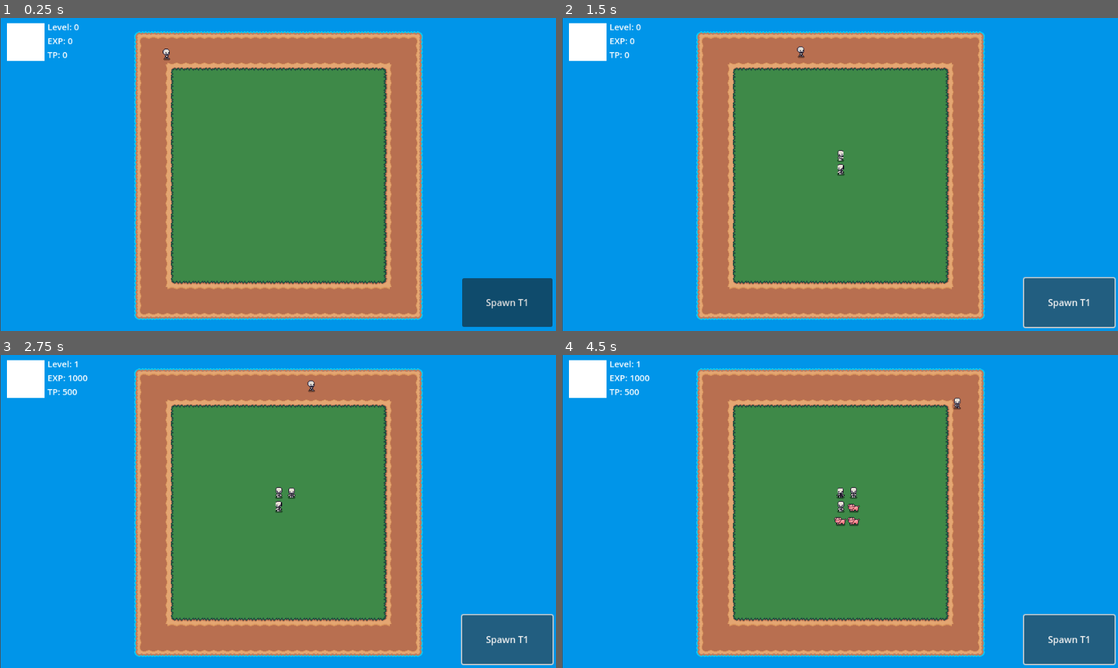
Above: before the commit, frames 1-4 (two rows, left to right).
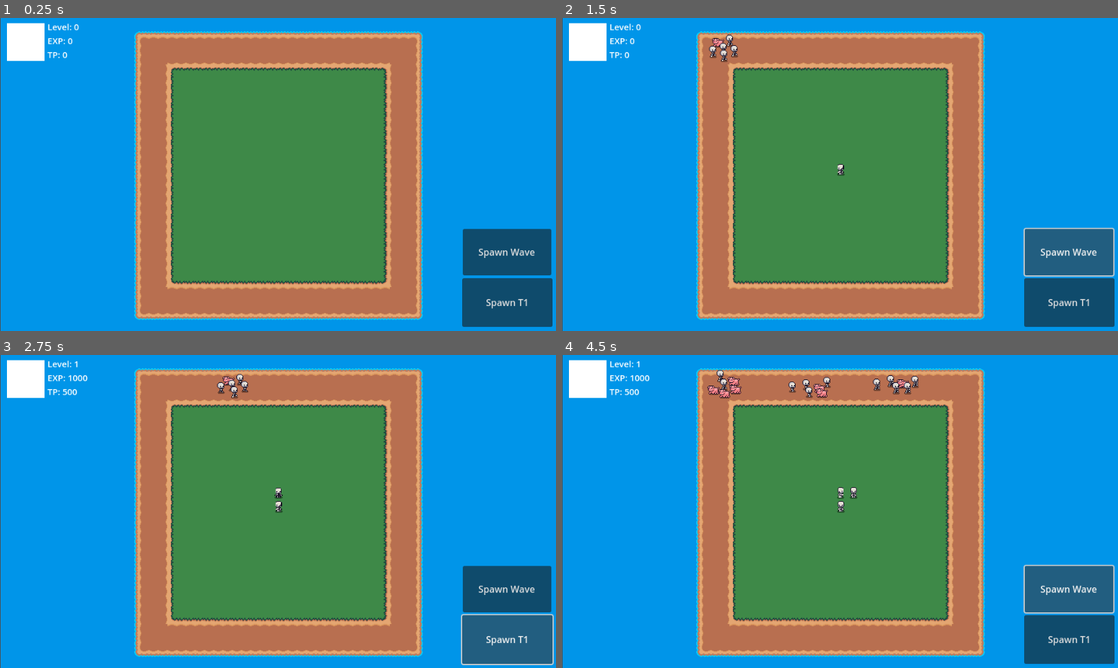
Above: after the commit, the same moments.

Repository: Rowan-Maynor/conjure
Game: Godot game, scene res://scenes/main.tscn
Two runs of this game, one before a commit and one after it. Both use one fixed random seed, a clock stepped at 60 frames per second and the inputs below.
Inputs:
- Up to frame 1 (0.25 s): no input
- Up to frame 2 (1.5 s): click "Spawn T1" at 0.5 s; click "Spawn T1" (after the commit: "Spawn Wave") at 1.25 s
- Up to frame 3 (2.75 s): click "Spawn T1" at 2 s
- Up to frame 4 (4.5 s): click "Spawn T1" (after the commit: "Spawn Wave") at 2.75 s; click "Spawn T1" at 3.5 s; click "Spawn T1" (after the commit: "Spawn Wave") at 4.25 s

The runs differ from the first frame. In frame 1, 2.4% of the frame differs, in the area x 29-100%, y 9-83%; in frame 2, 3.2%; in frame 3, 2.7%; in frame 4, 3.8%, in the area x 26-100%, y 4-100%.

Commit message:
Added enemy spawn mechanics

Diff:
--- a/scenes/main.tscn
+++ b/scenes/main.tscn
@@ -10,7 +10,6 @@
 [ext_resource type="Texture2D" uid="uid://dsa4clabykjg3" path="res://assets/sprites/Tiles/Water_Middle.png" id="7_a8y0u"]
 [ext_resource type="Texture2D" uid="uid://bqrxn06et0rqv" path="res://assets/sprites/Tiles/Water_Tile.png" id="8_jkv2x"]
 [ext_resource type="PackedScene" uid="uid://b578nkptq5xnm" path="res://scenes/main_ui.tscn" id="11_eb6dy"]
-[ext_resource type="PackedScene" uid="uid://c78ysnebai1o6" path="res://scenes/units/t1/skeleton.tscn" id="11_ya4ey"]
 
 [sub_resource type="TileSetAtlasSource" id="TileSetAtlasSource_jbj1t"]
 texture = ExtResource("1_tipki")
@@ -141,6 +140,7 @@
 size = Vector2(8, 491)
 
 [sub_resource type="RectangleShape2D" id="RectangleShape2D_jkv2x"]
+size = Vector2(10, 10)
 
 [sub_resource type="RectangleShape2D" id="RectangleShape2D_jbj1t"]
 
@@ -167,167 +167,241 @@
 position_smoothing_enabled = true
 metadata/_edit_lock_ = true
 
-[node name="boundries" type="StaticBody2D" parent="."]
-metadata/_edit_lock_ = true
-
-[node name="inner_left" type="CollisionShape2D" parent="boundries"]
-position = Vector2(292.5, 272)
-shape = SubResource("RectangleShape2D_tipki")
-metadata/_edit_lock_ = true
-
-[node name="inner_top" type="CollisionShape2D" parent="boundries"]
-position = Vector2(479.75, 84.5)
-shape = SubResource("RectangleShape2D_85g3d")
-metadata/_edit_lock_ = true
-
-[node name="inner_right" type="CollisionShape2D" parent="boundries"]
-position = Vector2(667, 271.5)
-shape = SubResource("RectangleShape2D_choun")
-metadata/_edit_lock_ = true
-
-[node name="inner_bottom" type="CollisionShape2D" parent="boundries"]
-position = Vector2(480, 457)
-shape = SubResource("RectangleShape2D_85g3d")
-metadata/_edit_lock_ = true
-
-[node name="outer_top" type="CollisionShape2D" parent="boundries"]
-position = Vector2(478.75, 28)
-shape = SubResource("RectangleShape2D_ya4ey")
-metadata/_edit_lock_ = true
-
-[node name="outer_left" type="CollisionShape2D" parent="boundries"]
-position = Vector2(233.5, 272)
-shape = SubResource("RectangleShape2D_eb6dy")
-metadata/_edit_lock_ = true
-
-[node name="outer_bottom" type="CollisionShape2D" parent="boundries"]
-position = Vector2(479.5, 516)
-shape = SubResource("RectangleShape2D_trceg")
-metadata/_edit_lock_ = true
-
-[node name="outer_right" type="CollisionShape2D" parent="boundries"]
-position = Vector2(726, 274.5)
-shape = SubResource("RectangleShape2D_a8y0u")
-metadata/_edit_lock_ = true
-
-[node name="player_spawn_areas" type="Node2D" parent="."]
-y_sort_enabled = true
-metadata/_edit_lock_ = true
-
-[node name="player_spawn_area_1" type="Area2D" parent="player_spawn_areas"]
-position = Vector2(480, 270)
-collision_mask = 2
-metadata/_edit_lock_ = true
-
-[node name="player_spawn_area" type="CollisionShape2D" parent="player_spawn_areas/player_spawn_area_1"]
-shape = SubResource("RectangleShape2D_jkv2x")
-metadata/_edit_lock_ = true
-
-[node name="player_spawn_point" type="Marker2D" parent="player_spawn_areas/player_spawn_area_1/player_spawn_area"]
-metadata/_edit_lock_ = true
-
-[node name="player_spawn_area_2" type="Area2D" parent="player_spawn_areas"]
-position = Vector2(480, 246)
-collision_mask = 2
-metadata/_edit_lock_ = true
-
-[node name="player_spawn_area" type="CollisionShape2D" parent="player_spawn_areas/player_spawn_area_2"]
-shape = SubResource("RectangleShape2D_jkv2x")
-metadata/_edit_lock_ = true
-
-[node name="player_spawn_point" type="Marker2D" parent="player_spawn_areas/player_spawn_area_2/player_spawn_area"]
-metadata/_edit_lock_ = true
-
-[node name="player_spawn_area_3" type="Area2D" parent="player_spawn_areas"]
-position = Vector2(503, 246)
-collision_mask = 2
-metadata/_edit_lock_ = true
-
-[node name="player_spawn_area" type="CollisionShape2D" parent="player_spawn_areas/player_spawn_area_3"]
-shape = SubResource("RectangleShape2D_jkv2x")
-metadata/_edit_lock_ = true
-
-[node name="player_spawn_point" type="Marker2D" parent="player_spawn_areas/player_spawn_area_3/player_spawn_area"]
-metadata/_edit_lock_ = true
-
-[node name="player_spawn_area_4" type="Area2D" parent="player_spawn_areas"]
-position = Vector2(503, 270)
-collision_mask = 2
-metadata/_edit_lock_ = true
-
-[node name="player_spawn_area" type="CollisionShape2D" parent="player_spawn_areas/player_spawn_area_4"]
-shape = SubResource("RectangleShape2D_jkv2x")
-metadata/_edit_lock_ = true
-
-[node name="player_spawn_point" type="Marker2D" parent="player_spawn_areas/player_spawn_area_4/player_spawn_area"]
-metadata/_edit_lock_ = true
-
-[node name="player_spawn_area_5" type="Area2D" parent="player_spawn_areas"]
-position = Vector2(503, 293)
-collision_mask = 2
-metadata/_edit_lock_ = true
-
-[node name="player_spawn_area" type="CollisionShape2D" parent="player_spawn_areas/player_spawn_area_5"]
-shape = SubResource("RectangleShape2D_jkv2x")
-metadata/_edit_lock_ = true
-
-[node name="player_spawn_point" type="Marker2D" parent="player_spawn_areas/player_spawn_area_5/player_spawn_area"]
-metadata/_edit_lock_ = true
-
-[node name="player_spawn_area_6" type="Area2D" parent="player_spawn_areas"]
-position = Vector2(480, 293)
-collision_mask = 2
-metadata/_edit_lock_ = true
-
-[node name="player_spawn_area" type="CollisionShape2D" parent="player_spawn_areas/player_spawn_area_6"]
-shape = SubResource("RectangleShape2D_jkv2x")
-metadata/_edit_lock_ = true
-
-[node name="player_spawn_point" type="Marker2D" parent="player_spawn_areas/player_spawn_area_6/player_spawn_area"]
-metadata/_edit_lock_ = true
-
-[node name="player_spawn_area_7" type="Area2D" parent="player_spawn_areas"]
-position = Vector2(457, 293)
-collision_mask = 2
-metadata/_edit_lock_ = true
-
-[node name="player_spawn_area" type="CollisionShape2D" parent="player_spawn_areas/player_spawn_area_7"]
-shape = SubResource("RectangleShape2D_jkv2x")
-metadata/_edit_lock_ = true
-
-[node name="player_spawn_point" type="Marker2D" parent="player_spawn_areas/player_spawn_area_7/player_spawn_area"]
-metadata/_edit_lock_ = true
-
-[node name="player_spawn_area_8" type="Area2D" parent="player_spawn_areas"]
-position = Vector2(457, 270)
-collision_mask = 2
-metadata/_edit_lock_ = true
-
-[node name="player_spawn_area" type="CollisionShape2D" parent="player_spawn_areas/player_spawn_area_8"]
-shape = SubResource("RectangleShape2D_jkv2x")
-metadata/_edit_lock_ = true
-
-[node name="player_spawn_point" type="Marker2D" parent="player_spawn_areas/player_spawn_area_8/player_spawn_area"]
-metadata/_edit_lock_ = true
-
-[node name="player_spawn_area_9" type="Area2D" parent="player_spawn_areas"]
-position = Vector2(457, 246)
-collision_mask = 2
-metadata/_edit_lock_ = true
-
-[node name="player_spawn_area" type="CollisionShape2D" parent="player_spawn_areas/player_spawn_area_9"]
-shape = SubResource("RectangleShape2D_jkv2x")
-metadata/_edit_lock_ = true
-
-[node name="player_spawn_point" type="Marker2D" parent="player_spawn_areas/player_spawn_area_9/player_spawn_area"]
-metadata/_edit_lock_ = true
-
 [node name="Main-ui" parent="." instance=ExtResource("11_eb6dy")]
 offset_left = 1.0
 offset_top = -1.0
 offset_right = 1.0
 offset_bottom = -1.0
 
+[node name="boundries" type="StaticBody2D" parent="."]
+metadata/_edit_lock_ = true
+
+[node name="inner_left" type="CollisionShape2D" parent="boundries"]
+position = Vector2(292.5, 272)
+shape = SubResource("RectangleShape2D_tipki")
+metadata/_edit_lock_ = true
+
+[node name="inner_top" type="CollisionShape2D" parent="boundries"]
+position = Vector2(479.75, 84.5)
+shape = SubResource("RectangleShape2D_85g3d")
+metadata/_edit_lock_ = true
+
+[node name="inner_right" type="CollisionShape2D" parent="boundries"]
+position = Vector2(667, 271.5)
+shape = SubResource("RectangleShape2D_choun")
+metadata/_edit_lock_ = true
+
+[node name="inner_bottom" type="CollisionShape2D" parent="boundries"]
+position = Vector2(480, 457)
+shape = SubResource("RectangleShape2D_85g3d")
+metadata/_edit_lock_ = true
+
+[node name="outer_top" type="CollisionShape2D" parent="boundries"]
+position = Vector2(478.75, 28)
+shape = SubResource("RectangleShape2D_ya4ey")
+metadata/_edit_lock_ = true
+
+[node name="outer_left" type="CollisionShape2D" parent="boundries"]
+position = Vector2(233.5, 272)
+shape = SubResource("RectangleShape2D_eb6dy")
+metadata/_edit_lock_ = true
+
+[node name="outer_bottom" type="CollisionShape2D" parent="boundries"]
+position = Vector2(479.5, 516)
+shape = SubResource("RectangleShape2D_trceg")
+metadata/_edit_lock_ = true
+
+[node name="outer_right" type="CollisionShape2D" parent="boundries"]
+position = Vector2(726, 274.5)
+shape = SubResource("RectangleShape2D_a8y0u")
+metadata/_edit_lock_ = true
+
+[node name="player_spawn_areas" type="Node2D" parent="."]
+y_sort_enabled = true
+metadata/_edit_lock_ = true
+
+[node name="player_spawn_area_1" type="Area2D" parent="player_spawn_areas"]
+position = Vector2(480, 270)
+collision_mask = 2
+metadata/_edit_lock_ = true
+
+[node name="player_spawn_area" type="CollisionShape2D" parent="player_spawn_areas/player_spawn_area_1"]
+shape = SubResource("RectangleShape2D_jkv2x")
+metadata/_edit_lock_ = true
+
+[node name="player_spawn_point" type="Marker2D" parent="player_spawn_areas/player_spawn_area_1/player_spawn_area"]
+metadata/_edit_lock_ = true
+
+[node name="player_spawn_area_2" type="Area2D" parent="player_spawn_areas"]
+position = Vector2(480, 246)
+collision_mask = 2
+metadata/_edit_lock_ = true
+
+[node name="player_spawn_area" type="CollisionShape2D" parent="player_spawn_areas/player_spawn_area_2"]
+shape = SubResource("RectangleShape2D_jkv2x")
+metadata/_edit_lock_ = true
+
+[node name="player_spawn_point" type="Marker2D" parent="player_spawn_areas/player_spawn_area_2/player_spawn_area"]
+metadata/_edit_lock_ = true
+
+[node name="player_spawn_area_3" type="Area2D" parent="player_spawn_areas"]
+position = Vector2(503, 246)
+collision_mask = 2
+metadata/_edit_lock_ = true
+
+[node name="player_spawn_area" type="CollisionShape2D" parent="player_spawn_areas/player_spawn_area_3"]
+shape = SubResource("RectangleShape2D_jkv2x")
+metadata/_edit_lock_ = true
+
+[node name="player_spawn_point" type="Marker2D" parent="player_spawn_areas/player_spawn_area_3/player_spawn_area"]
+metadata/_edit_lock_ = true
+
+[node name="player_spawn_area_4" type="Area2D" parent="player_spawn_areas"]
+position = Vector2(503, 270)
+collision_mask = 2
+metadata/_edit_lock_ = true
+
+[node name="player_spawn_area" type="CollisionShape2D" parent="player_spawn_areas/player_spawn_area_4"]
+shape = SubResource("RectangleShape2D_jkv2x")
+metadata/_edit_lock_ = true
+
+[node name="player_spawn_point" type="Marker2D" parent="player_spawn_areas/player_spawn_area_4/player_spawn_area"]
+metadata/_edit_lock_ = true
+
+[node name="player_spawn_area_5" type="Area2D" parent="player_spawn_areas"]
+position = Vector2(503, 293)
+collision_mask = 2
+metadata/_edit_lock_ = true
+
+[node name="player_spawn_area" type="CollisionShape2D" parent="player_spawn_areas/player_spawn_area_5"]
+shape = SubResource("RectangleShape2D_jkv2x")
+metadata/_edit_lock_ = true
+
+[node name="player_spawn_point" type="Marker2D" parent="player_spawn_areas/player_spawn_area_5/player_spawn_area"]
+metadata/_edit_lock_ = true
+
+[node name="player_spawn_area_6" type="Area2D" parent="player_spawn_areas"]
+position = Vector2(480, 293)
+collision_mask = 2
+metadata/_edit_lock_ = true
+
+[node name="player_spawn_area" type="CollisionShape2D" parent="player_spawn_areas/player_spawn_area_6"]
+shape = SubResource("RectangleShape2D_jkv2x")
+metadata/_edit_lock_ = true
+
+[node name="player_spawn_point" type="Marker2D" parent="player_spawn_areas/player_spawn_area_6/player_spawn_area"]
+metadata/_edit_lock_ = true
+
+[node name="player_spawn_area_7" type="Area2D" parent="player_spawn_areas"]
+position = Vector2(457, 293)
+collision_mask = 2
+metadata/_edit_lock_ = true
+
+[node name="player_spawn_area" type="CollisionShape2D" parent="player_spawn_areas/player_spawn_area_7"]
+shape = SubResource("RectangleShape2D_jkv2x")
+metadata/_edit_lock_ = true
+
+[node name="player_spawn_point" type="Marker2D" parent="player_spawn_areas/player_spawn_area_7/player_spawn_area"]
+metadata/_edit_lock_ = true
+
+[node name="player_spawn_area_8" type="Area2D" parent="player_spawn_areas"]
+position = Vector2(457, 270)
+collision_mask = 2
+metadata/_edit_lock_ = true
+
+[node name="player_spawn_area" type="CollisionShape2D" parent="player_spawn_areas/player_spawn_area_8"]
+shape = SubResource("RectangleShape2D_jkv2x")
+metadata/_edit_lock_ = true
+
+[node name="player_spawn_point" type="Marker2D" parent="player_spawn_areas/player_spawn_area_8/player_spawn_area"]
+metadata/_edit_lock_ = true
+
+[node name="player_spawn_area_9" type="Area2D" parent="player_spawn_areas"]
+position = Vector2(457, 246)
+collision_mask = 2
+metadata/_edit_lock_ = true
+
+[node name="player_spawn_area" type="CollisionShape2D" parent="player_spawn_areas/player_spawn_area_9"]
+shape = SubResource("RectangleShape2D_jkv2x")
+metadata/_edit_lock_ = true
+
+[node name="player_spawn_point" type="Marker2D" parent="player_spawn_areas/player_spawn_area_9/player_spawn_area"]
+metadata/_edit_lock_ = true
+
+[node name="enemy_spawn_areas" type="Node2D" parent="."]
+
+[node name="enemy_spawn_area_1" type="Area2D" parent="enemy_spawn_areas"]
+position = Vector2(263, 69)
+collision_mask = 2
+metadata/_edit_lock_ = true
+
+[node name="enemy_spawn_area" type="CollisionShape2D" parent="enemy_spawn_areas/enemy_spawn_area_1"]
+shape = SubResource("RectangleShape2D_jkv2x")
+metadata/_edit_lock_ = true
+
+[node name="enemy_spawn_point" type="Marker2D" parent="enemy_spawn_areas/enemy_spawn_area_1/enemy_spawn_area"]
+metadata/_edit_lock_ = true
+
+[node name="enemy_spawn_area_2" type="Area2D" parent="enemy_spawn_areas"]
+position = Vector2(273, 64)
+collision_mask = 2
+metadata/_edit_lock_ = true
+
+[node name="enemy_spawn_area" type="CollisionShape2D" parent="enemy_spawn_areas/enemy_spawn_area_2"]
+shape = SubResource("RectangleShape2D_jkv2x")
+metadata/_edit_lock_ = true
+
+[node name="enemy_spawn_point" type="Marker2D" parent="enemy_spawn_areas/enemy_spawn_area_2/enemy_spawn_area"]
+metadata/_edit_lock_ = true
+
+[node name="enemy_spawn_area_3" type="Area2D" parent="enemy_spawn_areas"]
+position = Vector2(263, 59)
+collision_mask = 2
+metadata/_edit_lock_ = true
+
+[node name="enemy_spawn_area" type="CollisionShape2D" parent="enemy_spawn_areas/enemy_spawn_area_3"]
+shape = SubResource("RectangleShape2D_jkv2x")
+metadata/_edit_lock_ = true
+
+[node name="enemy_spawn_point" type="Marker2D" parent="enemy_spawn_areas/enemy_spawn_area_3/enemy_spawn_area"]
+metadata/_edit_lock_ = true
+
+[node name="enemy_spawn_area_4" type="Area2D" parent="enemy_spawn_areas"]
+position = Vector2(273, 54)
+collision_mask = 2
+metadata/_edit_lock_ = true
+
+[node name="enemy_spawn_area" type="CollisionShape2D" parent="enemy_spawn_areas/enemy_spawn_area_4"]
+shape = SubResource("RectangleShape2D_jkv2x")
+metadata/_edit_lock_ = true
+
+[node name="enemy_spawn_point" type="Marker2D" parent="enemy_spawn_areas/enemy_spawn_area_4/enemy_spawn_area"]
+metadata/_edit_lock_ = true
+
+[node name="enemy_spawn_area_5" type="Area2D" parent="enemy_spawn_areas"]
+position = Vector2(253, 64)
+collision_mask = 2
+metadata/_edit_lock_ = true
+
+[node name="enemy_spawn_area" type="CollisionShape2D" parent="enemy_spawn_areas/enemy_spawn_area_5"]
+shape = SubResource("RectangleShape2D_jkv2x")
+metadata/_edit_lock_ = true
+
+[node name="enemy_spawn_point" type="Marker2D" parent="enemy_spawn_areas/enemy_spawn_area_5/enemy_spawn_area"]
+metadata/_edit_lock_ = true
+
+[node name="enemy_spawn_area_6" type="Area2D" parent="enemy_spawn_areas"]
+position = Vector2(253, 54)
+collision_mask = 2
+metadata/_edit_lock_ = true
+
+[node name="enemy_spawn_area" type="CollisionShape2D" parent="enemy_spawn_areas/enemy_spawn_area_6"]
+shape = SubResource("RectangleShape2D_jkv2x")
+metadata/_edit_lock_ = true
+
+[node name="enemy_spawn_point" type="Marker2D" parent="enemy_spawn_areas/enemy_spawn_area_6/enemy_spawn_area"]
+metadata/_edit_lock_ = true
+
 [node name="selection_area" type="Area2D" parent="."]
 visible = false
 collision_layer = 4
@@ -339,7 +413,4 @@
 
 [node name="NavigationRegion2D" type="NavigationRegion2D" parent="."]
 navigation_polygon = SubResource("NavigationPolygon_choun")
-
-[node name="Skeleton" parent="." instance=ExtResource("11_ya4ey")]
-position = Vector2(264, 72)
-control = "enemy"
+metadata/_edit_lock_ = true
--- a/scenes/main_ui.tscn
+++ b/scenes/main_ui.tscn
@@ -1,6 +1,7 @@
-[gd_scene load_steps=5 format=3 uid="uid://b578nkptq5xnm"]
+[gd_scene load_steps=6 format=3 uid="uid://b578nkptq5xnm"]
 
 [ext_resource type="Script" uid="uid://mivjt0t7mpqb" path="res://scripts/spawn_t1.gd" id="1_fnul3"]
+[ext_resource type="Script" uid="uid://47d5d3lrt102" path="res://scripts/spawn_wave.gd" id="2_513t2"]
 
 [sub_resource type="Theme" id="Theme_fnul3"]
 default_font_size = 15
@@ -68,4 +69,15 @@
 script = ExtResource("1_fnul3")
 metadata/_edit_lock_ = true
 
+[node name="Button2" type="Button" parent="."]
+layout_mode = 0
+offset_left = 797.0
+offset_top = 365.0
+offset_right = 950.0
+offset_bottom = 445.0
+text = "Spawn Wave"
+script = ExtResource("2_513t2")
+metadata/_edit_lock_ = true
+
 [connection signal="pressed" from="Button" to="Button" method="_on_pressed"]
+[connection signal="pressed" from="Button2" to="Button2" method="_on_pressed"]
--- /dev/null
+++ b/scripts/spawn_wave.gd
@@ -0,0 +1,14 @@
+extends Button
+
+var t1_units = [
+	"res://scenes/units/t1/pig.tscn",
+	"res://scenes/units/t1/skeleton.tscn"
+]
+
+func _on_pressed():
+	var spawn_areas = get_tree().get_root().get_node("main/enemy_spawn_areas").get_children()
+	for spawn_point in spawn_areas:
+		var unit = load(t1_units.pick_random()).instantiate()
+		unit.position = spawn_point.global_position
+		unit.control = "enemy"
+		get_tree().get_root().get_node("main").add_child(unit)
Not shown: 1 places in scenes/main.tscn that only renumber resources
Not shown, added: scripts/spawn_wave.gd.uid
